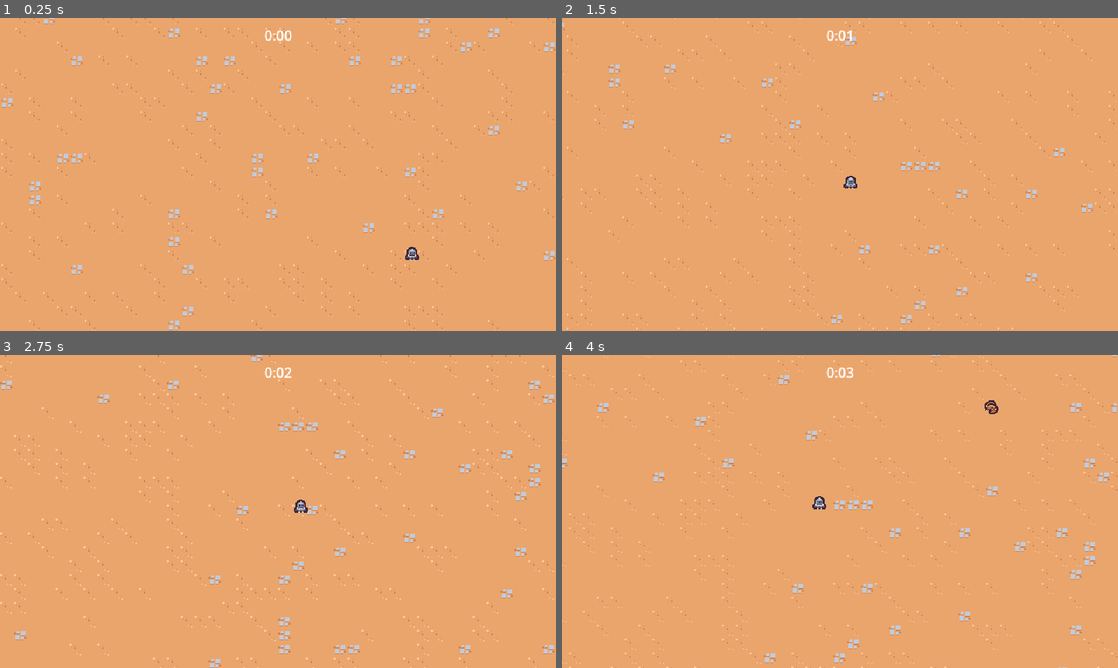
Above: before the commit, frames 1-4 (two rows, left to right).
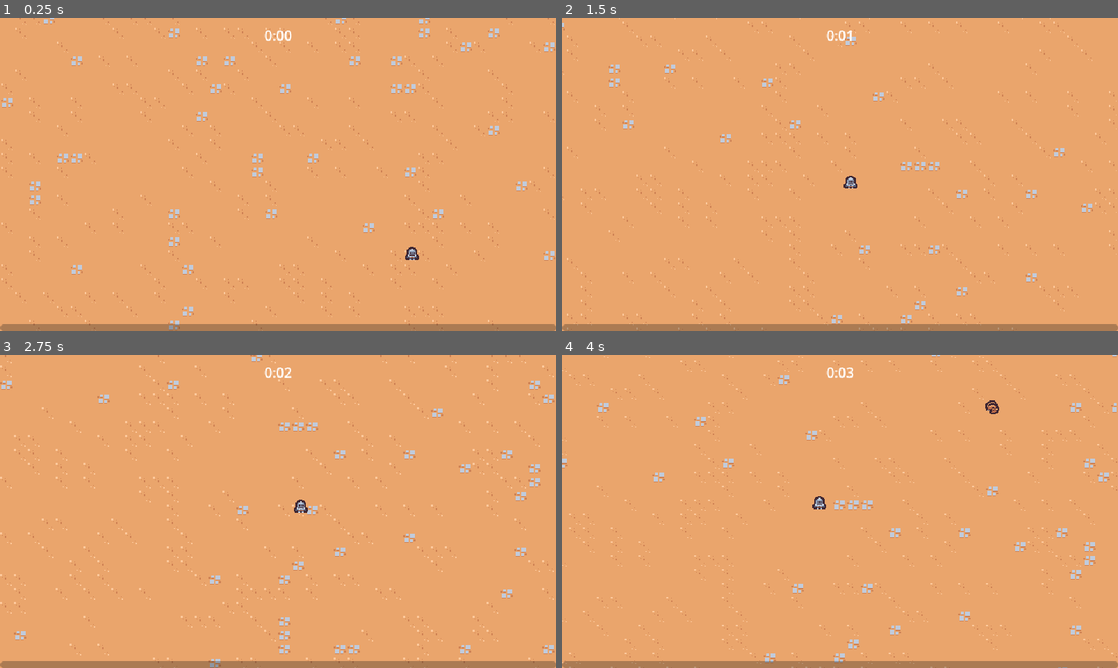
Above: after the commit, the same moments.

Repository: artem-lygin/DungeonSurvivors
Game: Godot game, scene res://scenes/main/main.tscn
The game is run twice, just before and just after one commit, with the same random seed, the same clock (stepped at 60 frames per second) and the same inputs.
Inputs:
- Up to frame 1 (0.25 s): no input
- Up to frame 2 (1.5 s): hold D (move_right) 0.53-1.28 s; hold S (move_down) from 1.28 s (still down)
- Up to frame 3 (2.75 s): release S (move_down) at 2.03 s; hold D (move_right) from 2.03 s (still down)
- Up to frame 4 (4 s): release D (move_right) at 2.78 s; hold W (move_up) 2.78-3.53 s; hold A (move_left) from 3.53 s (still down)

The runs differ from the first frame. In frame 1, 2.2% of the frame differs, in the area x 0-100%, y 97-100%; in frame 2, 2.2%; in frame 3, 2.2%; in frame 4, 2.3%, in the area x 0-100%, y 14-100%.

Commit message:
Finished Lesson 20
- Added experience bar and made it work

Diff:
--- a/project.godot
+++ b/project.godot
@@ -72,3 +72,4 @@
 [rendering]
 
 textures/canvas_textures/default_texture_filter=0
+2d/snap/snap_2d_transforms_to_pixel=true
--- a/scenes/autoload/game_events.gd
+++ b/scenes/autoload/game_events.gd
@@ -1,7 +1,7 @@
 extends Node
 
-signal expiriance_vial_collected(number: float)
+signal expirience_vial_collected(number: float)
 
 
-func emit_experiance_vial_collected(number: float):
-	expiriance_vial_collected.emit(number)
+func emit_experience_vial_collected(number: float):
+	expirience_vial_collected.emit(number)
--- a/scenes/component/vial_drop_component.tscn
+++ b/scenes/component/vial_drop_component.tscn
@@ -1,7 +1,7 @@
 [gd_scene load_steps=3 format=3 uid="uid://cfcqb6lxviidl"]
 
 [ext_resource type="Script" uid="uid://chew30m2bh13u" path="res://scenes/component/vial_drop_component.gd" id="1_l1ouf"]
-[ext_resource type="PackedScene" uid="uid://c6m01wrbkaoxs" path="res://scenes/game_object/experiance_vial/experiance_vial.tscn" id="2_txokj"]
+[ext_resource type="PackedScene" uid="uid://c6m01wrbkaoxs" path="res://scenes/game_object/experience_vial/experience_vial.tscn" id="2_txokj"]
 
 [node name="VialDropComponent" type="Node"]
 script = ExtResource("1_l1ouf")
--- a/scenes/game_object/experiance_vial/experiance_vial.gd
+++ b/scenes/game_object/experience_vial/experience_vial.gd
@@ -6,5 +6,5 @@
 
 
 func on_area_entered(other_area: Area2D):
-	GameEvents.emit_experiance_vial_collected(1)
+	GameEvents.emit_experience_vial_collected(1)
 	queue_free()
--- a/scenes/game_object/experiance_vial/experiance_vial.tscn
+++ b/scenes/game_object/experience_vial/experience_vial.tscn
@@ -1,7 +1,7 @@
 [gd_scene load_steps=4 format=3 uid="uid://c6m01wrbkaoxs"]
 
-[ext_resource type="Script" uid="uid://bsw5hj85hnpns" path="res://scenes/game_object/experiance_vial/experiance_vial.gd" id="1_634ag"]
-[ext_resource type="Texture2D" uid="uid://c4e54j4adv3qn" path="res://scenes/game_object/experiance_vial/experiance_vial.png" id="1_r4b2u"]
+[ext_resource type="Script" uid="uid://bsw5hj85hnpns" path="res://scenes/game_object/experience_vial/experience_vial.gd" id="1_634ag"]
+[ext_resource type="Texture2D" uid="uid://c4e54j4adv3qn" path="res://scenes/game_object/experience_vial/experience_vial.png" id="1_r4b2u"]
 
 [sub_resource type="CircleShape2D" id="CircleShape2D_634ag"]
 radius = 16.0
--- a/scenes/main/main.tscn
+++ b/scenes/main/main.tscn
@@ -6,18 +6,22 @@
 [ext_resource type="PackedScene" uid="uid://cfsoa5nvbw10e" path="res://scenes/manager/enemy_manager.tscn" id="1_l3cfh"]
 [ext_resource type="TileSet" uid="uid://c431ihilkkqai" path="res://resources/tileset.tres" id="2_iuonh"]
 [ext_resource type="PackedScene" uid="uid://cwi0jcmkmjto5" path="res://scenes/manager/arena_time_manager.tscn" id="2_ow5a4"]
-[ext_resource type="PackedScene" uid="uid://c1uhh50jw4tax" path="res://scenes/manager/experiance_manager.tscn" id="4_yyfjg"]
+[ext_resource type="PackedScene" uid="uid://ddxbrcsjx0o0o" path="res://scenes/ui/experience_bar.tscn" id="2_yyfjg"]
+[ext_resource type="PackedScene" uid="uid://c1uhh50jw4tax" path="res://scenes/manager/experience_manager.tscn" id="4_yyfjg"]
 
 [node name="Main" type="Node"]
 
 [node name="ArenaTimerUI" parent="." node_paths=PackedStringArray("arena_time_manager") instance=ExtResource("1_6q06x")]
 arena_time_manager = NodePath("../ArenaTimeManager")
 
+[node name="ExperienceBar" parent="." node_paths=PackedStringArray("experience_manager") instance=ExtResource("2_yyfjg")]
+experience_manager = NodePath("../ExperienceManager")
+
 [node name="ArenaTimeManager" parent="." instance=ExtResource("2_ow5a4")]
 
 [node name="EnemyManager" parent="." instance=ExtResource("1_l3cfh")]
 
-[node name="ExperianceManager" parent="." instance=ExtResource("4_yyfjg")]
+[node name="ExperienceManager" parent="." instance=ExtResource("4_yyfjg")]
 
 [node name="GameCamera" parent="." instance=ExtResource("1_k2fmo")]
 
--- a/scenes/manager/experiance_manager.gd
+++ /dev/null
@@ -1,14 +0,0 @@
-extends Node
-
-var current_experiance = 0
-
-func _ready():
-	GameEvents.expiriance_vial_collected.connect(on_experiance_vial_collected)
-
-func increment_experiance(number: float):
-	current_experiance += number
-	print(current_experiance)
-
-
-func on_experiance_vial_collected(number: float):
-	increment_experiance(number)
--- a/scenes/manager/experiance_manager.tscn
+++ /dev/null
@@ -1,6 +0,0 @@
-[gd_scene load_steps=2 format=3 uid="uid://c1uhh50jw4tax"]
-
-[ext_resource type="Script" uid="uid://f1wubamv8gpg" path="res://scenes/manager/experiance_manager.gd" id="1_ehrg6"]
-
-[node name="ExperianceManager" type="Node"]
-script = ExtResource("1_ehrg6")
--- /dev/null
+++ b/scenes/manager/experience_manager.gd
@@ -0,0 +1,27 @@
+extends Node
+
+signal experience_updated(current_experiance: float, target_experiance: float)
+
+const TARGET_EXPERIENCE_GROWTH = 5
+
+var current_experience = 0
+var current_level = 1
+var target_experience = 5
+
+func _ready():
+	GameEvents.expirience_vial_collected.connect(on_experience_vial_collected)
+
+func increment_experience(number: float):
+	current_experience = min(current_experience+number, target_experience)
+	# print(current_experience)
+	experience_updated.emit(current_experience, target_experience)
+
+	if current_experience == target_experience:
+		current_level += 1
+		target_experience += TARGET_EXPERIENCE_GROWTH
+		current_experience = 0
+		experience_updated.emit(current_experience, target_experience)
+
+
+func on_experience_vial_collected(number: float):
+	increment_experience(number)
--- /dev/null
+++ b/scenes/manager/experience_manager.tscn
@@ -0,0 +1,6 @@
+[gd_scene load_steps=2 format=3 uid="uid://c1uhh50jw4tax"]
+
+[ext_resource type="Script" uid="uid://f1wubamv8gpg" path="res://scenes/manager/experience_manager.gd" id="1_ehrg6"]
+
+[node name="ExperienceManager" type="Node"]
+script = ExtResource("1_ehrg6")
--- a/scenes/ui/experiance_bar.tscn
+++ /dev/null
@@ -1,3 +0,0 @@
-[gd_scene format=3 uid="uid://ddxbrcsjx0o0o"]
-
-[node name="ExperianceBar" type="CanvasLayer"]
--- /dev/null
+++ b/scenes/ui/experience_bar.gd
@@ -0,0 +1,13 @@
+extends CanvasLayer
+
+@export var experience_manager: Node
+@onready var progress_bar = $MarginContainer/ProgressBar
+
+func _ready() -> void:
+	progress_bar.value = 0
+	experience_manager.experience_updated.connect(on_experience_updated)
+
+
+func on_experience_updated(current_experience: float, target_experience: float):
+	var percentage = current_experience / target_experience
+	progress_bar.value = percentage
--- /dev/null
+++ b/scenes/ui/experience_bar.tscn
@@ -0,0 +1,23 @@
+[gd_scene load_steps=2 format=3 uid="uid://ddxbrcsjx0o0o"]
+
+[ext_resource type="Script" uid="uid://ctfctctgvpnar" path="res://scenes/ui/experience_bar.gd" id="1_ve36q"]
+
+[node name="ExperienceBar" type="CanvasLayer"]
+script = ExtResource("1_ve36q")
+
+[node name="MarginContainer" type="MarginContainer" parent="."]
+anchors_preset = 15
+anchor_right = 1.0
+anchor_bottom = 1.0
+grow_horizontal = 2
+grow_vertical = 2
+mouse_filter = 2
+
+[node name="ProgressBar" type="ProgressBar" parent="MarginContainer"]
+custom_minimum_size = Vector2(0, 8)
+layout_mode = 2
+size_flags_vertical = 8
+mouse_filter = 2
+max_value = 1.0
+value = 0.5
+show_percentage = false
Renamed: scenes/game_object/experiance_vial/experiance_vial.gd.uid -> scenes/game_object/experience_vial/experience_vial.gd.uid
Renamed: scenes/game_object/experiance_vial/experiance_vial.png -> scenes/game_object/experience_vial/experience_vial.png
Not shown: 1 places in scenes/main/main.tscn that only renumber resources
Renamed: scenes/manager/experiance_manager.gd.uid -> scenes/manager/experience_manager.gd.uid
Not shown, added: scenes/ui/experience_bar.gd.uid
